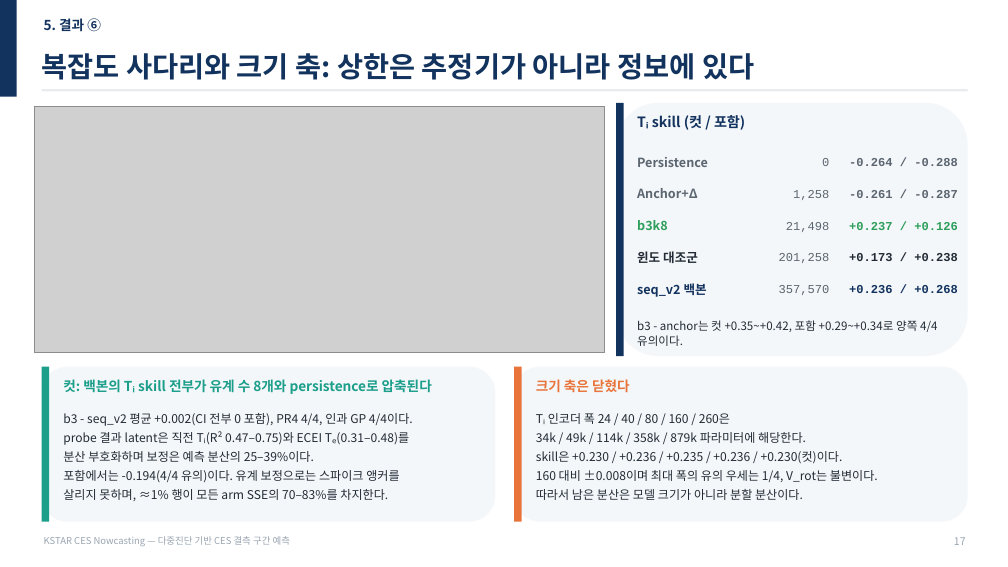
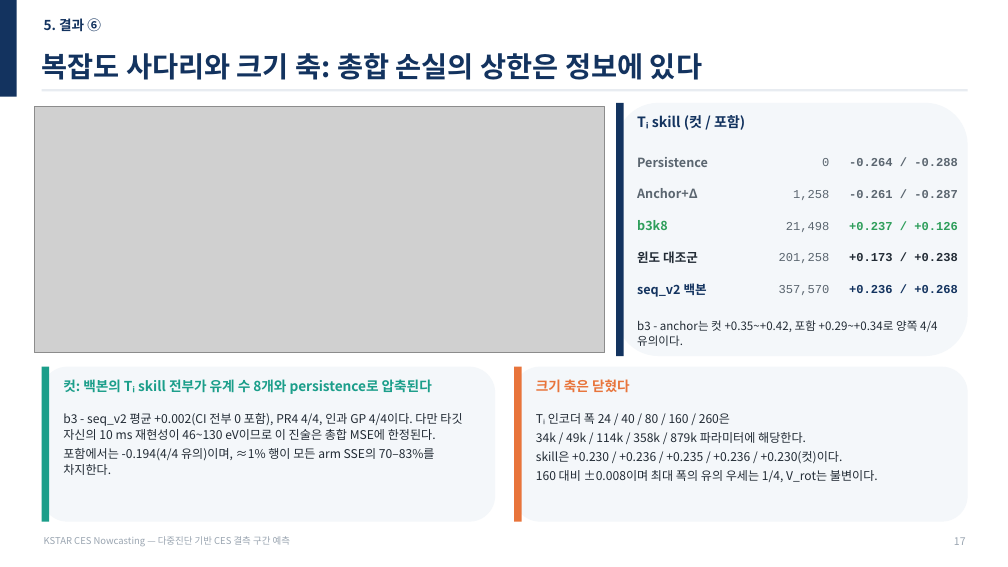
Before and after one commit to iseungsang01/ml-intern-revision, a slide deck: slide 18 of docs/presentation/KSTAR_CES_발표자료_20분.pptx. Drawn at 1008x567 pixels with LibreOffice and Linux fonts; fonts in the diff are those of the drawing; grey boxes stand for pictures. Boxes give left, top, right and bottom in pixels: in the first picture for what was removed or moved away, otherwise in the second. Text is boxed around its words. In the diff, an @@ line names an element or a change of style, - is before the commit and + after.

```diff
--- a/docs/presentation/KSTAR_CES_발표자료_20분.pptx
+++ b/docs/presentation/KSTAR_CES_발표자료_20분.pptx
@@ text at (41,53,702,80): text changed @@
-복잡도 사다리와 크기 축: 상한은 추정기가 아니라 정보에 있다
+복잡도 사다리와 크기 축: 총합 손실의 상한은 정보에 있다
@@ text at (63,413,462,475): text changed @@
-b3 - seq_v2 평균 +0.002(CI 전부 0 포함), PR4 4/4, 인과 GP 4/4이다.
-probe 결과 latent은 직전 Tᵢ(R² 0.47–0.75)와 ECEI Tₑ(0.31–0.48)를
-분산 부호화하며 보정은 예측 분산의 25–39%이다.
-포함에서는 -0.194(4/4 유의)이다. 유계 보정으로는 스파이크 앵커를
-살리지 못하며, ≈1% 행이 모든 arm SSE의 70–83%를 차지한다.
+b3 - seq_v2 평균 +0.002(CI 전부 0 포함), PR4 4/4, 인과 GP 4/4이다. 다만 타깃 자신의 10 ms 재현성이 46~130 eV이므로 이 진술은 총합 MSE에 한정된다.
+포함에서는 -0.194(4/4 유의)이며, ≈1% 행이 모든 arm SSE의 70–83%를 차지한다.
@@ text at (536,489,803,500): paragraph removed @@
-따라서 남은 분산은 모델 크기가 아니라 분할 분산이다.
```
Also in this commit, not shown: 11 other slides changed, 6 other files.
